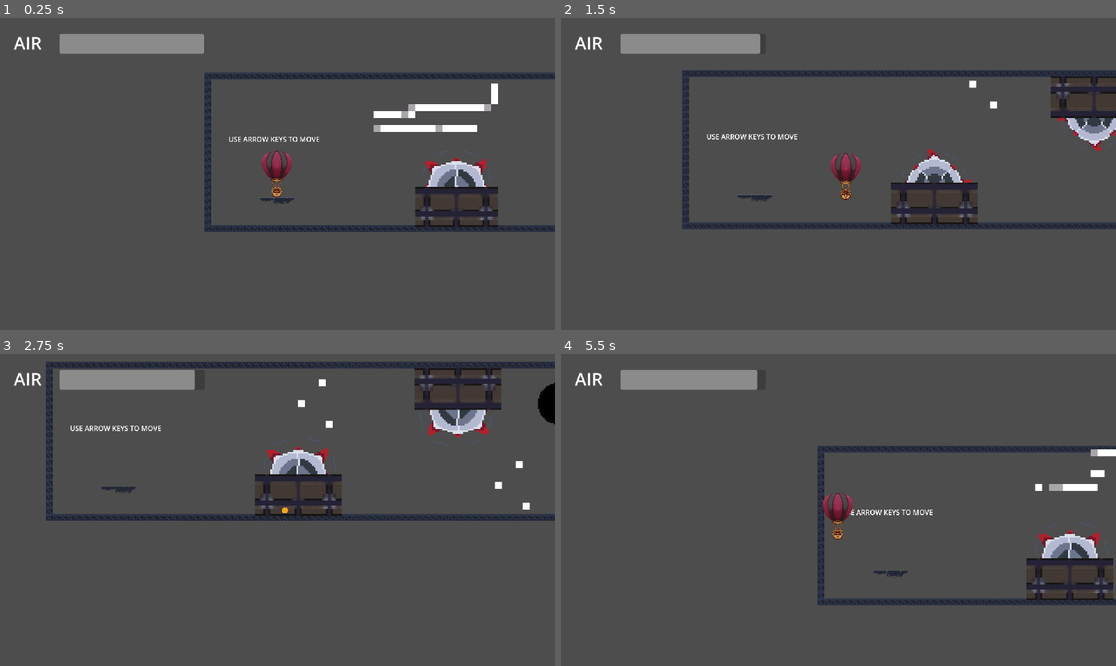
Above: before the commit, frames 1-4 (two rows, left to right).
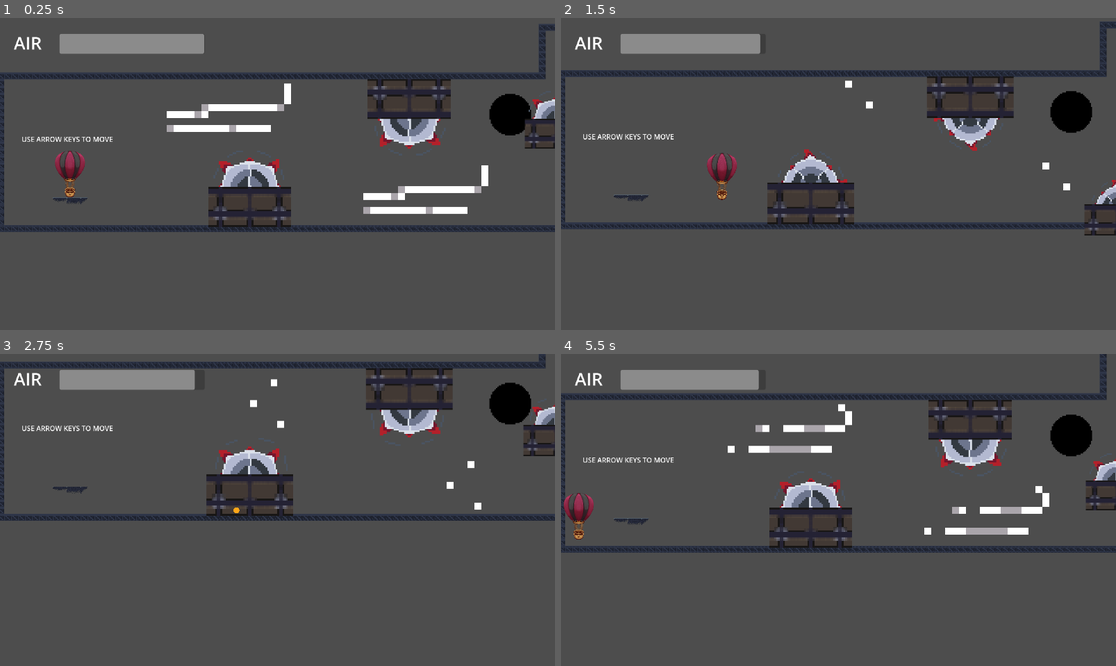
Above: after the commit, the same moments.

Repository: dylana62/balloon-game
Game: Godot game, scene res://scenes/game.tscn
The game is run twice, just before and just after one commit, with the same random seed, the same clock (stepped at 60 frames per second) and the same inputs.
Inputs:
- Up to frame 1 (0.25 s): no input
- Up to frame 2 (1.5 s): tap Enter (ui_accept) at 0.5, 0.77 s; hold Right (ui_right) 0.53-1.28 s; hold Down (ui_down) from 1.28 s (still down)
- Up to frame 3 (2.75 s): tap Enter (ui_accept) at 1.52 s; release Down (ui_down) at 2.03 s; hold Right (ui_right) from 2.03 s (still down)
- Up to frame 4 (5.5 s): release Right (ui_right) at 2.78 s; hold Up (ui_up) 2.78-3.53 s; tap Enter (ui_accept) at 3.02, 3.77, 4.52 s; hold Left (ui_left) 3.53-5.03 s; hold Down (ui_down) from 5.03 s (still down)

The runs differ from the first frame. In frame 1, 15% of the frame differs, in the area x 0-100%, y 2-69%; in frame 2, 13%; in frame 3, 11%; in frame 4, 18%, in the area x 0-100%, y 0-81%.

Commit message:
Added fade out to player death/respawn
Also changed camera bounds but not important

Diff:
--- a/scenes/game.tscn
+++ b/scenes/game.tscn
@@ -541,6 +541,8 @@
 [node name="Camera2D" type="Camera2D" parent="Player"]
 position = Vector2(2, -1)
 zoom = Vector2(1.5, 1.5)
+limit_left = -250
+limit_right = 2600
 position_smoothing_enabled = true
 position_smoothing_speed = 10.0
 
--- a/scripts/killzone.gd
+++ b/scripts/killzone.gd
@@ -10,4 +10,6 @@
 
 
 func _on_timer_timeout() -> void:
+	TransitionScreen.transition()
+	await TransitionScreen.on_transition_finished
 	get_tree().reload_current_scene()
